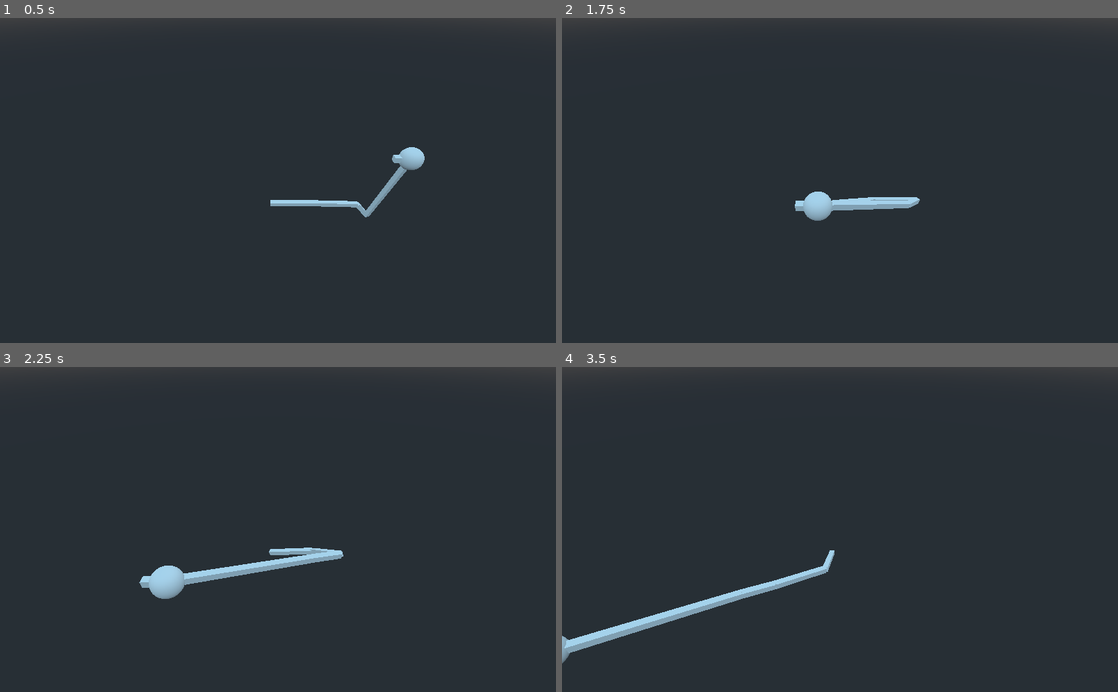
Above: before the commit, frames 1-4 (two rows, left to right).
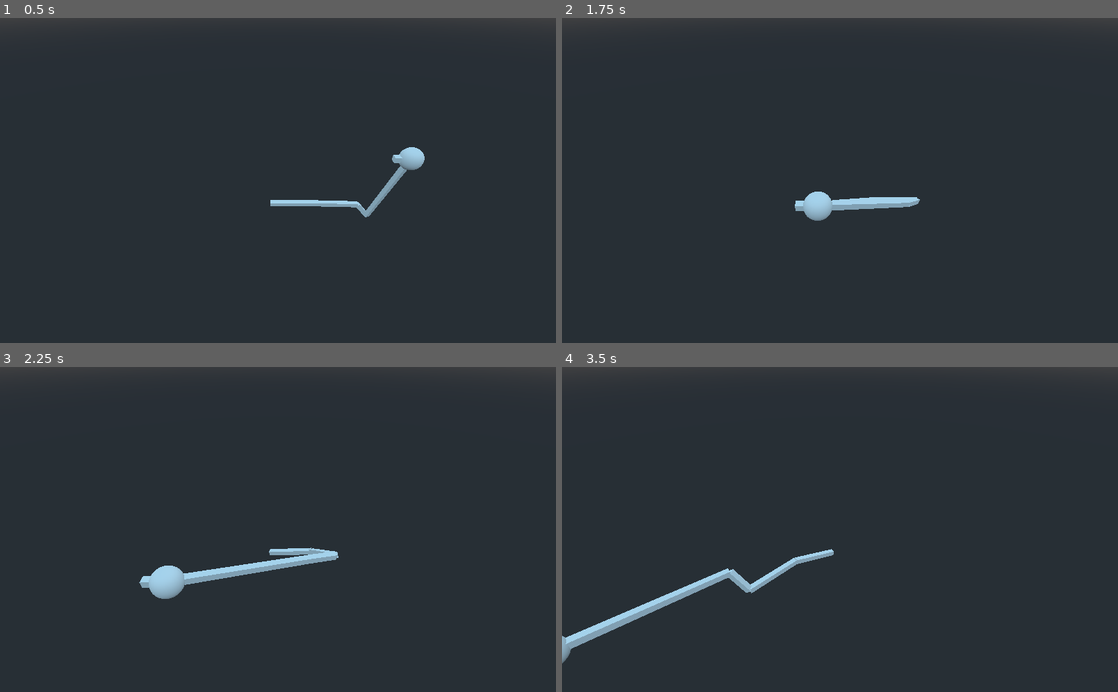
Above: after the commit, the same moments.

Repository: QuentinDaveau/IK-test
Game: Godot game, scene res://IKDemo.tscn
The game is run twice, just before and just after one commit, with the same random seed, the same clock (stepped at 60 frames per second) and the same inputs.
Inputs:
- Up to frame 1 (0.5 s): no input
- Up to frame 2 (1.75 s): no input
- Up to frame 3 (2.25 s): no input
- Up to frame 4 (3.5 s): no input

Frame 1 is identical in both runs. In frame 2, less than 0.1% of the frame differs, in the area x 48-65%, y 55-60%; in frame 3, 0.1%; in frame 4, 2.9%, in the area x 0-49%, y 55-89%.

Commit message:
Add magnet

Diff:
--- a/ik_joint.gd
+++ b/ik_joint.gd
@@ -10,3 +10,5 @@
 
 # Bend angle constraints in euler angles (relative to the forward of the joint)
 export(float, 0.0, 180) var constraint = 0.0
+
+export(NodePath) var magnet
--- a/simple_ik.gd
+++ b/simple_ik.gd
@@ -7,7 +7,7 @@
 
 
 export(int) var _max_resolves: int = 4 # A resolve is a forward and backward pass
-export(float) var _min_accepted_dist: float = 0.1
+export(float) var _min_accepted_dist: float = 0.001
 export(NodePath) var _target_path
 
 # Array of IkJoint
@@ -18,12 +18,21 @@
 
 
 func _ready() -> void:
-	_setup_joints()
+	if _target_path and _joints:
+		_setup_joints()
 
 
 
 func _process(delta: float) -> void:
-	_resolve_ik()
+	if _joints_resolvers:
+		_resolve_ik()
+
+
+
+func set_target(target: Spatial) -> void:
+	_target_path = target.get_path()
+	if _target_path and _joints:
+		_setup_joints()
 
 
 
@@ -48,7 +57,7 @@
 	for j in range(_joints_resolvers.size() - 2, 0, -1):
 		_joints_resolvers[j].resolve_position(_joints_resolvers[j + 1], true)
 	# Backward pass
-	for j in range(1, _joints_resolvers.size() ):
+	for j in range(1, _joints_resolvers.size() - 1):
 		_joints_resolvers[j].resolve_position(_joints_resolvers[j - 1], false)
 	# Return wether we are close enough to the target or not
 	return _joints_resolvers[-2].position.distance_to(_joints_resolvers[-1].position) <= _min_accepted_dist
@@ -66,16 +75,17 @@
 
 	# Creating the joint resolvers, and setting their bone dist
 	for i in range(_joints.size()):
+		var magnet: Spatial = get_node(_joints[i].magnet) if _joints[i].magnet else null
 		var joint := get_node(_joints[i].target_transform)
 		var dist := 0.0
 		if i > 0:
 			var parent_pos: Vector3 = get_node(_joints[i - 1].target_transform).global_transform.origin
 			dist = joint.global_transform.origin.distance_to(parent_pos)
-		_joints_resolvers.append(JointResolver.new(joint, dist, _get_rads(_joints[i].constraint)))
+		_joints_resolvers.append(JointResolver.new(joint, dist, _get_rads(_joints[i].constraint), magnet))
 
 	# Adding dummy root and target joints. Having a quasi-null constraint allows to correctly apply constraint on the first and last bone
-	_joints_resolvers.push_front(JointResolver.new(get_node(_joints[0].target_transform), 0.0, 0.1))
-	_joints_resolvers.append(JointResolver.new(target, 0.0, 0.1))
+	_joints_resolvers.push_front(JointResolver.new(get_node(_joints[0].target_transform), 0.0, 0.01))
+	_joints_resolvers.append(JointResolver.new(target, 0.0, 0.01))
 
 
 
@@ -85,9 +95,10 @@
 
 
 
-# Class dedicated to do the whole joint resolvine part. There is one per joint, plus two dummies
+# Class dedicated to do the whole joint resolving part. There is one per joint, plus two dummies
 class JointResolver:
 	var _joint: Spatial
+	var _magnet: Spatial
 
 	# Accessing directly position and distance instead of passing by a func helps a lot to gain ms
 	var position: Vector3
@@ -97,16 +108,18 @@
 	var _constraint: float
 
 
-	func _init(joint: Spatial, distance: float, constraint: float) -> void:
+	func _init(joint: Spatial, distance: float, constraint: float, magnet: Spatial = null) -> void:
 		_joint = joint
 		bone_distance = distance
 		_constraint = constraint
 		forward = -joint.global_transform.basis.z
+		_magnet = magnet
 		refresh_position()
 
 
 	func refresh_position() -> void:
-		position = _joint.global_transform.origin
+		position = _joint.global_transform.origin if not _magnet else _magnet.global_transform.origin
+		forward = -_joint.global_transform.basis.z
 
 
 	func resolve_position(parent_joint: JointResolver, use_parent_bone: bool) -> void:
@@ -115,6 +128,7 @@
 		position = parent_joint.position + forward * distance
 
 
+	# TODO: See weight for basis
 	func set_transform(forward: Vector3) -> void:
 		_joint.global_transform.origin = position
 		_joint.global_transform.basis = _joint.global_transform.looking_at(position + forward, Vector3.UP).basis
